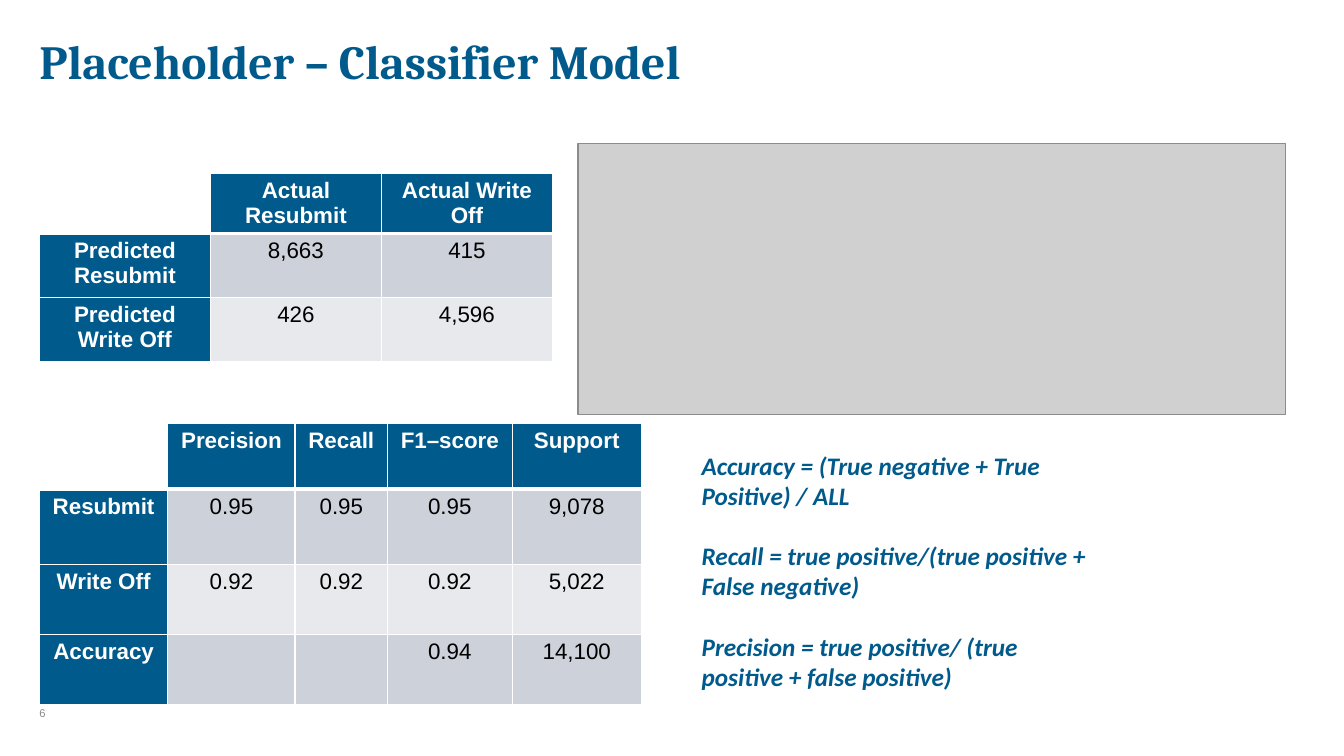
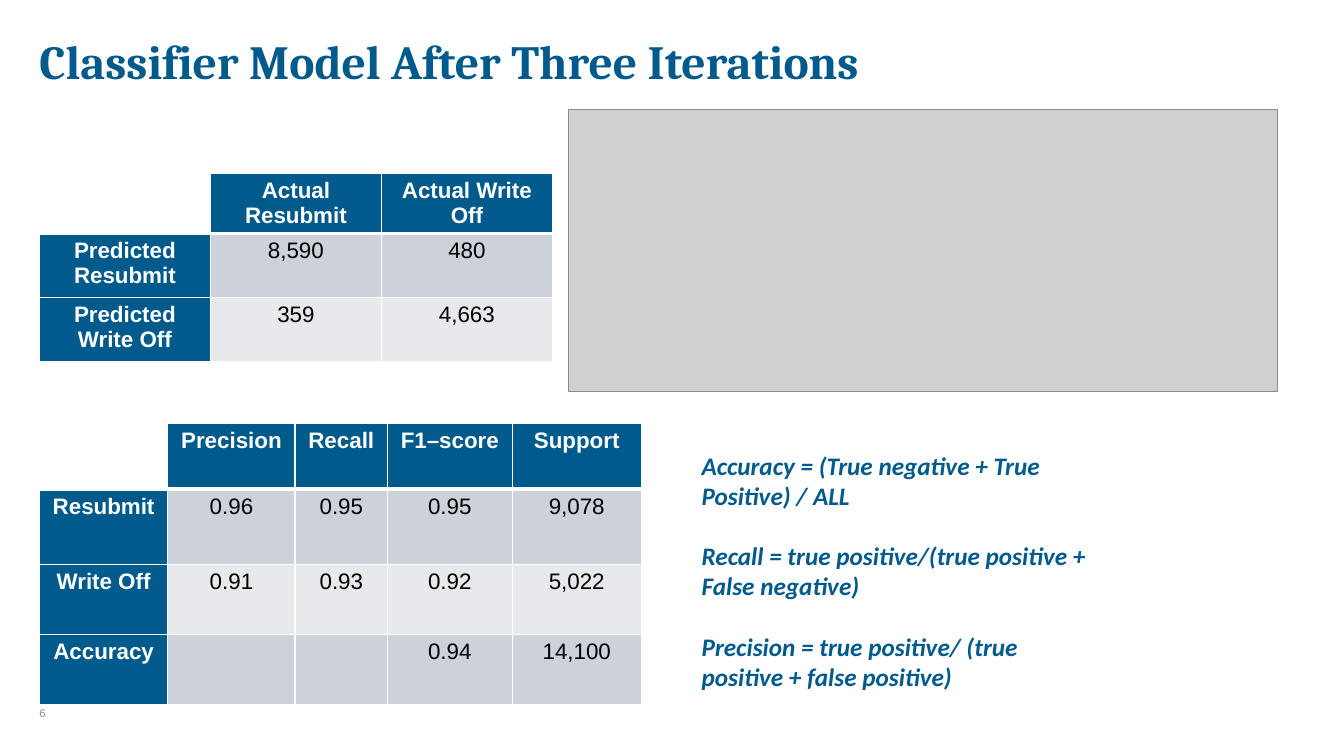
Before and after one commit to alexgwise/project_3, a slide deck: slide 6 of Project_3.pptx. Drawn at 1344x756 pixels with LibreOffice and Linux fonts; fonts in the diff are those of the drawing; grey boxes stand for pictures; background and template pictures are left out. Boxes give left, top, right and bottom in pixels: in the first picture for what was removed or moved away, otherwise in the second. Text is boxed around its words. In the diff, an @@ line names an element or a change of style, - is before the commit and + after.

Commit message:
3rd and final iteration of random forest classifier added. more parsimonious

```diff
--- a/Project_3.pptx
+++ b/Project_3.pptx
@@ title at (39, 45, 859, 80): text changed @@
-Placeholder – Classifier Model
+Classifier Model After Three Iterations
@@ picture: place and size @@
-picture at (578, 144, 1286, 415)
+picture at (569, 110, 1277, 392)
@@ table at (39, 173, 554, 366) @@
-row 2, column 2: 8,663
+row 2, column 2: 8,590
-row 2, column 3: 415
+row 2, column 3: 480
-row 3, column 2: 426
+row 3, column 2: 359
-row 3, column 3: 4,596
+row 3, column 3: 4,663
@@ table at (39, 423, 641, 705) @@
-row 2, column 2: 0.95
+row 2, column 2: 0.96
-row 3, column 2: 0.92
+row 3, column 2: 0.91
-row 3, column 3: 0.92
+row 3, column 3: 0.93
```
Also in this commit, not shown: 1 other slide changed, 5 other files.
